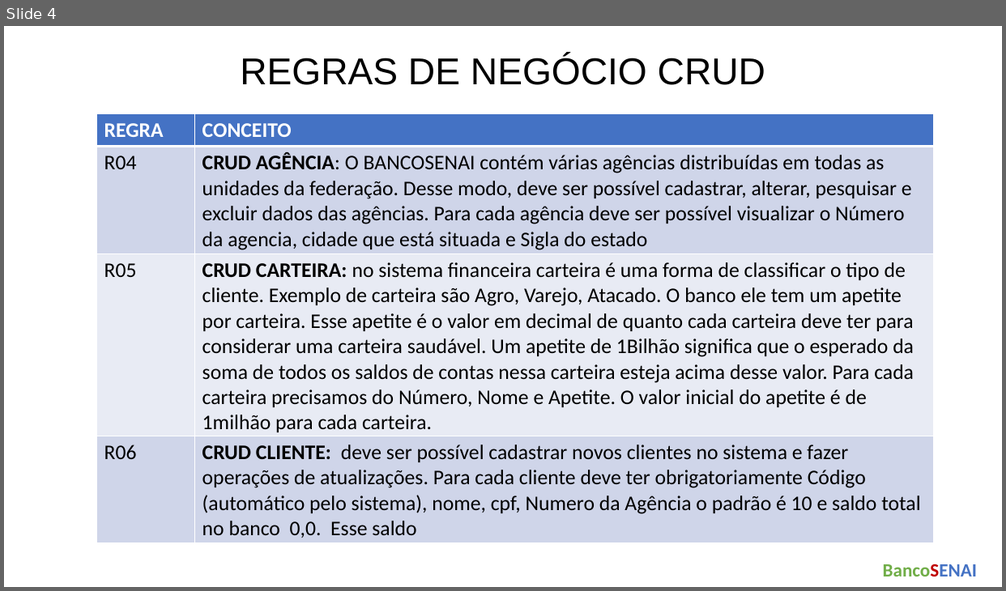
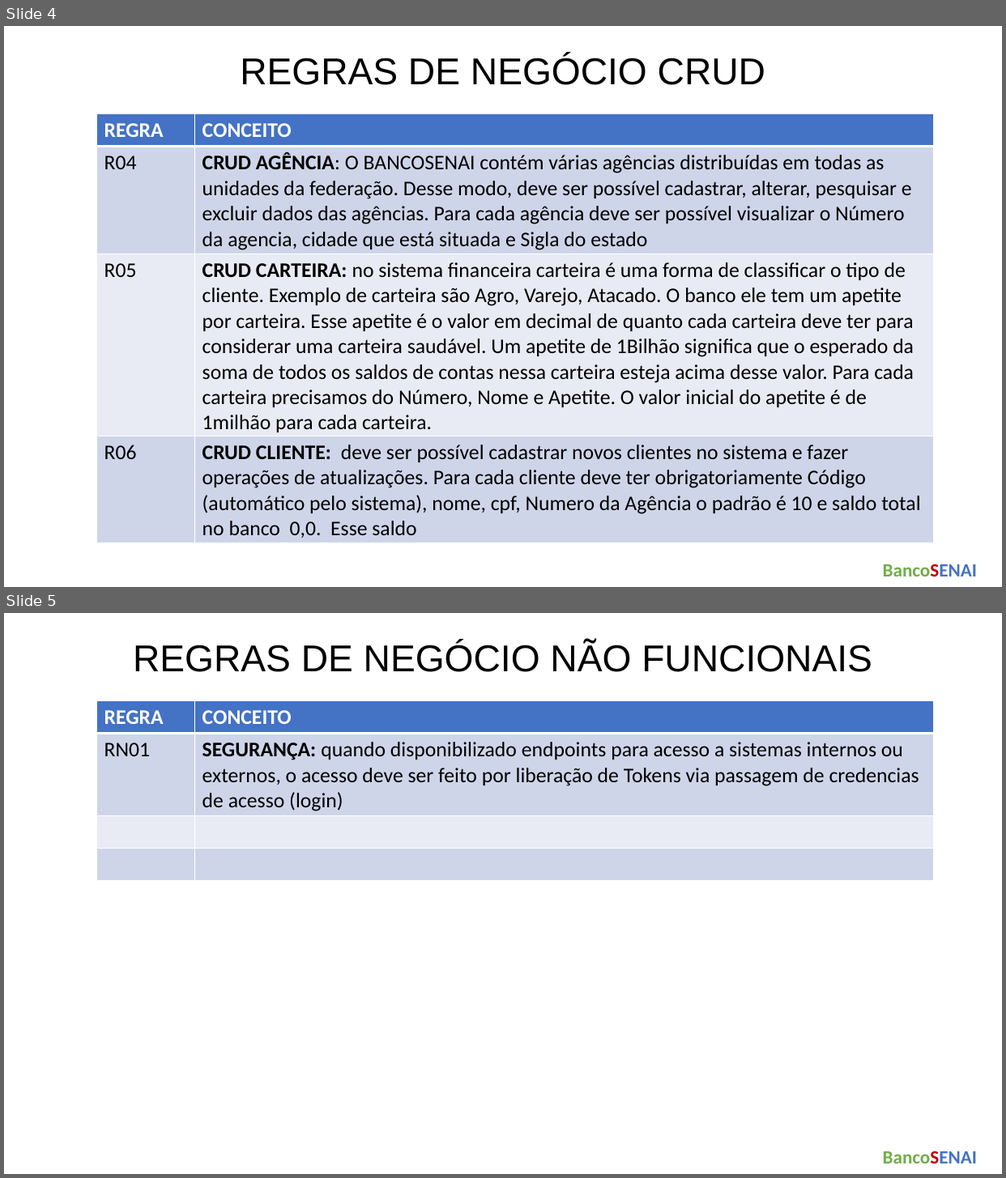
Before and after one commit to cauadrocha-dot/bancosenai, a slide deck: Documentacao/ArquiteturaProjeto.pptx. Shown one above the other, each under a label of ours: slide 4 before the commit, slides 4 and 5 after it. The pictures are 1006x591 and 1006x1178 pixels, drawn with LibreOffice and Linux fonts; fonts in the diff are those of the drawing. Boxes give left, top, right and bottom in pixels: in the first picture for what was removed or moved away, otherwise in the second. Text is boxed around its words. In the diff, an @@ line names an element or a change of style, - is before the commit and + after.

Commit message:
Token Implementado

```diff
--- a/Documentacao/ArquiteturaProjeto.pptx
+++ b/Documentacao/ArquiteturaProjeto.pptx
@@ slide 5 added at box(4, 613, 1002, 1174), background #FFFFFF @@
@@ title added at box(133, 641, 872, 672), 36 pt, text #000000 @@
+REGRAS DE NEGÓCIO NÃO FUNCIONAIS
@@ table added at box(97, 701, 934, 881), 4 rows, 2 columns @@
+REGRA | CONCEITO
+RN01 | SEGURANÇA: quando disponibilizado endpoints para acesso a sistemas internos ou externos, o acesso deve ser feito por liberação de Tokens via passagem de credencias de acesso (login)
+ | 
+ | 
@@ text added at box(883, 1152, 977, 1164), 18 pt, text #70AD47, bold @@
+BancoSENAI
```
Also in this commit, not shown: 5 other files.
